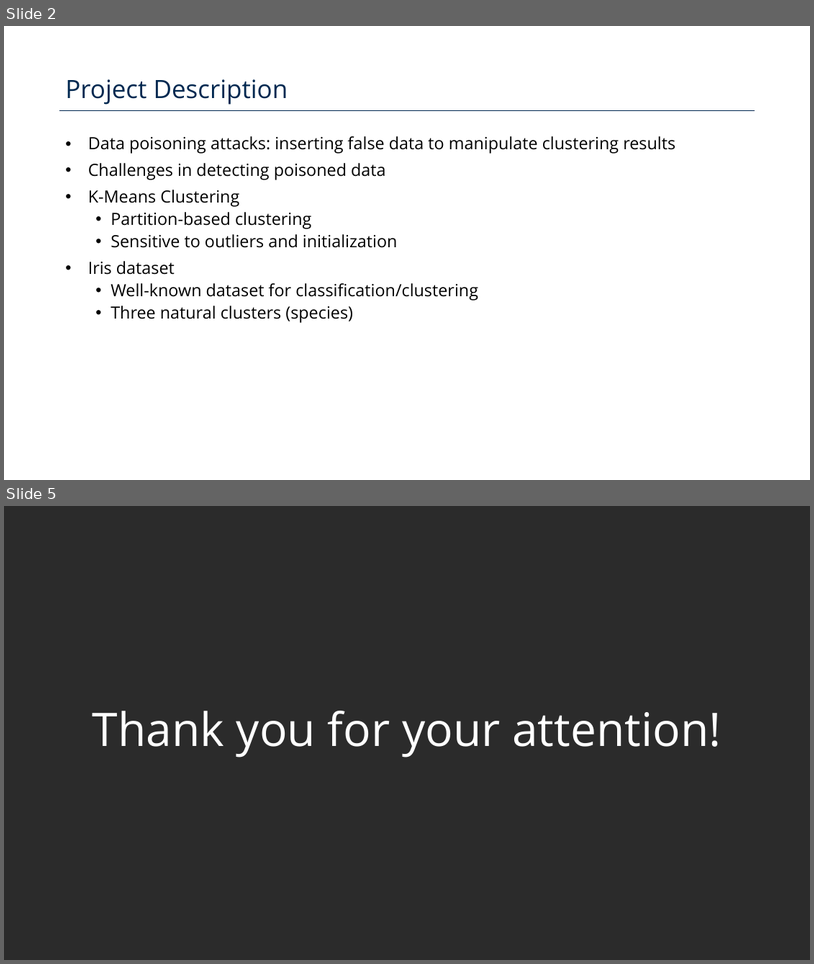
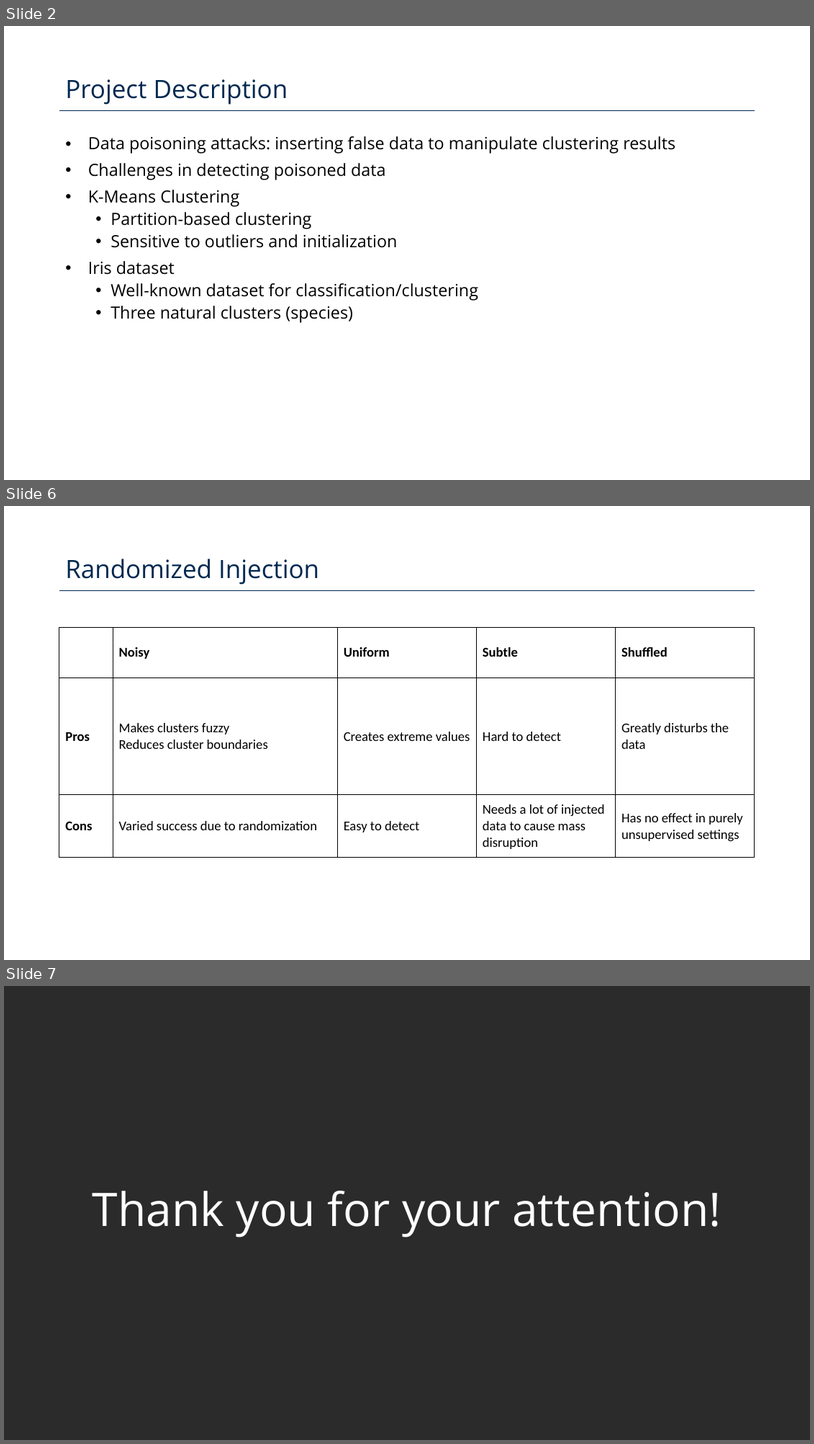
Before and after one commit to Poison-Cluster/poison-cluster, a slide deck: poison_cluster_defense.pptx. Shown one above the other, each under a label of ours: slides 2 and 5 before the commit, slides 2, 6 and 7 after it; the slides between them are not shown. The pictures are 814x964 and 814x1444 pixels, drawn with LibreOffice and Linux fonts; fonts in the diff are those of the drawing; background and template pictures are left out; a plain dark background stands for a picture behind light text. Boxes give left, top, right and bottom in pixels: in the first picture for what was removed or moved away, otherwise in the second. Text is boxed around its words. In the diff, an @@ line names an element or a change of style, - is before the commit and + after.

Commit message:
update presentation and randomized injection documentation

```diff
--- a/poison_cluster_defense.pptx
+++ b/poison_cluster_defense.pptx
@@ slide 6 added at box(4, 506, 810, 960), background #FFFFFF; not listed: 1 template element that a slide beside it also shows @@
@@ text added at box(65, 559, 319, 584), 30 pt, text #012850 @@
+Randomized Injection
@@ table added at box(59, 627, 756, 857), 3 rows, 5 columns @@
+ | Noisy | Uniform | Subtle | Shuffled
+Pros | Makes clusters fuzzy / Reduces cluster boundaries | Creates extreme values | Hard to detect | Greatly disturbs the data
+Cons | Varied success due to randomization | Easy to detect | Needs a lot of injected data to cause mass disruption | Has no effect in purely unsupervised settings
@@ what was slide 5 is now slide 7 @@
```
Also in this commit, not shown: 3 slides changed, 1 other slide added, 1 other file.
